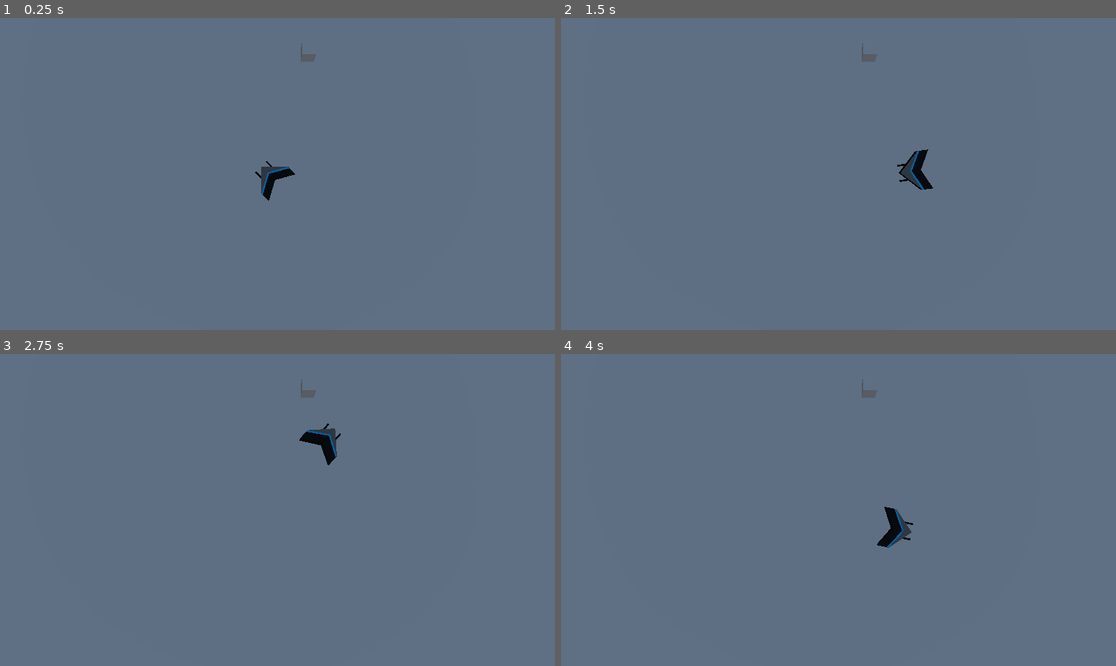
Above: before the commit, frames 1-4 (two rows, left to right).
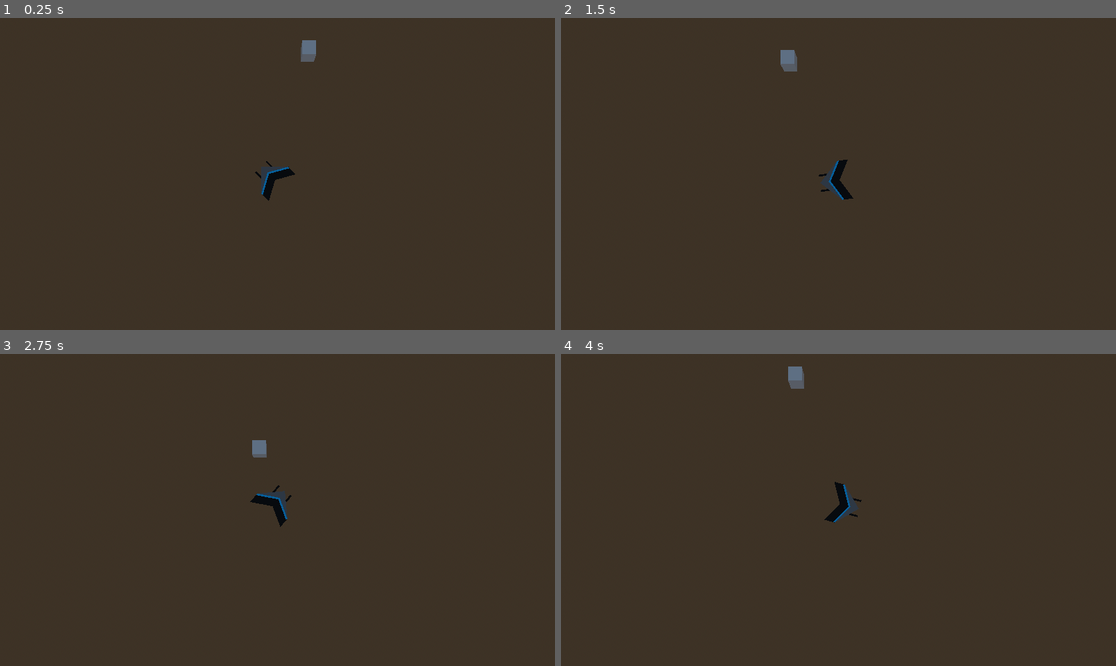
Above: after the commit, the same moments.

Repository: FrancisStudios/nebula
Game: Godot game, scene res://scn/game.tscn
The game is run twice, just before and just after one commit, with the same random seed, the same clock (stepped at 60 frames per second) and the same inputs.
Inputs (mouse positions are in pixels of both pictures, inside the frame that each line leads up to):
- Up to frame 1 (0.25 s): no input
- Up to frame 2 (1.5 s): tap Enter at 0.5 s; move the mouse to (960, 158) at 0.52 s; click (960, 158) at 0.6 s; move the mouse to (727, 189) at 1.27 s; click (727, 189) at 1.35 s
- Up to frame 3 (2.75 s): move the mouse to (333, 441) at 2.02 s; click (333, 441) at 2.1 s
- Up to frame 4 (4 s): move the mouse to (810, 572) at 2.77 s; click (810, 572) at 2.85 s; move the mouse to (1005, 556) at 3.52 s; click (1005, 556) at 3.6 s

The runs differ from the first frame. In frame 1, 99% of the frame differs, in the area x 0-100%, y 0-100%; in frame 2, 100%; in frame 3, 100%; in frame 4, 100%.

Commit message:
camera follows player

Diff:
--- a/scn/game.tscn
+++ b/scn/game.tscn
@@ -29,9 +29,6 @@
 
 [node name="Main" type="Node3D"]
 
-[node name="Camera3D" type="Camera3D" parent="."]
-transform = Transform3D(0, 1, 4.37114e-08, 0, -4.37114e-08, 1, 1, 0, 0, 0.0152863, 15.7561, -0.170074)
-
 [node name="WorldEnvironment" type="WorldEnvironment" parent="."]
 environment = SubResource("Environment_7o12b")
 
@@ -51,14 +48,18 @@
 target_desired_distance = 0.1
 
 [node name="CollisionShape3D" type="CollisionShape3D" parent="Player"]
-transform = Transform3D(2.58848, -0.0242943, 0.026435, 0.0655559, 0.947359, 0.058373, -0.0321146, -0.0242943, 2.24983, -0.469955, 0.487628, -0.040305)
+transform = Transform3D(2.58848, -0.0242943, 0.026435, 0.0655559, 0.947359, 0.058373, -0.0321146, -0.0242943, 2.24983, -0.112001, 0.335468, 0.487164)
 shape = SubResource("BoxShape3D_f6ddw")
+
+[node name="Camera3D" type="Camera3D" parent="Player"]
+transform = Transform3D(0.707107, 0.707107, 3.09086e-08, 0, -4.37114e-08, 1, 0.707107, -0.707107, -3.09086e-08, 0, 15.7561, 0)
 
 [node name="NavigationRegion3D" type="NavigationRegion3D" parent="."]
 navigation_mesh = SubResource("NavigationMesh_gyjsp")
 
 [node name="MeshInstance3D" type="MeshInstance3D" parent="NavigationRegion3D"]
 transform = Transform3D(230.053, 0, 0, 0, 0.0837439, 0, 0, 0, 110.937, 0, 0, 0)
+visible = false
 mesh = SubResource("BoxMesh_ighxl")
 
 [node name="StaticBody3D" type="StaticBody3D" parent="NavigationRegion3D/MeshInstance3D"]
--- a/src/player-controls.gd
+++ b/src/player-controls.gd
@@ -8,11 +8,11 @@
 func _ready():
 	# Init player defaults
 	speed = global.CONFIG['player']['default-speed']
-
+	$Camera3D.set_as_top_level(true)
 
 func _input(event):
 	if Input.is_action_just_pressed("click"):
-		var camera = $"../Camera3D"
+		var camera = $Camera3D
 		var mouse_position = get_viewport().get_mouse_position()
 
 		# Raycast configuration
@@ -47,7 +47,14 @@
 	velocity = direction * speed
 
 	setFaceDirection(targetPOS)
+	moveCamera()
 	move_and_slide()
+
+# Move camera with player
+func moveCamera():
+	var player_POS = global_transform.origin
+	$Camera3D.global_transform.origin.x = player_POS.x
+	$Camera3D.global_transform.origin.z = player_POS.z
 
 # Set facing direction
 func setFaceDirection(direction):
